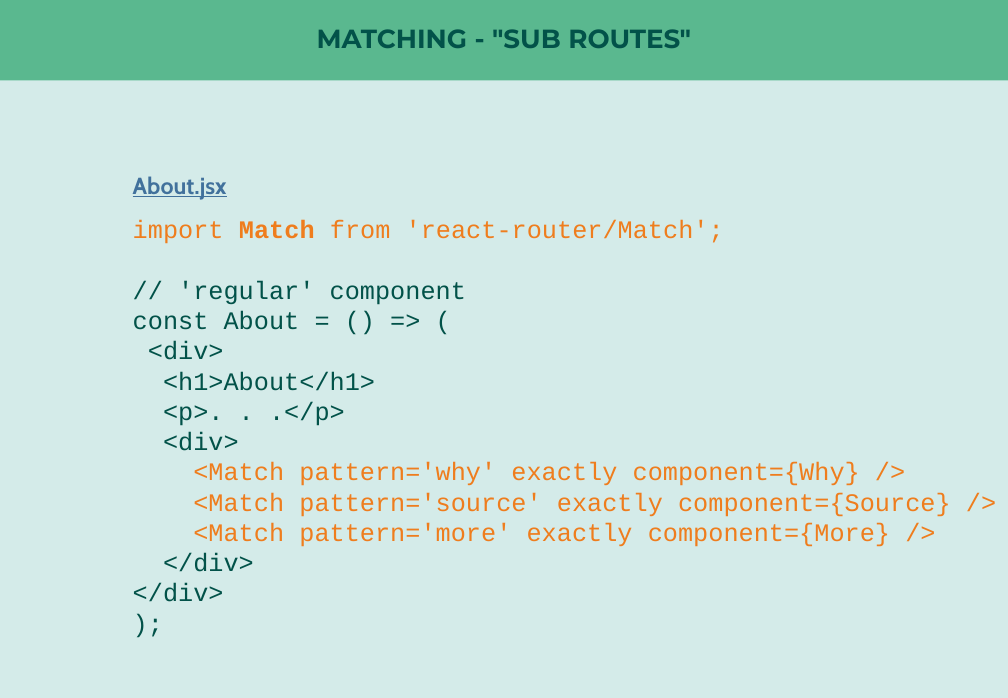
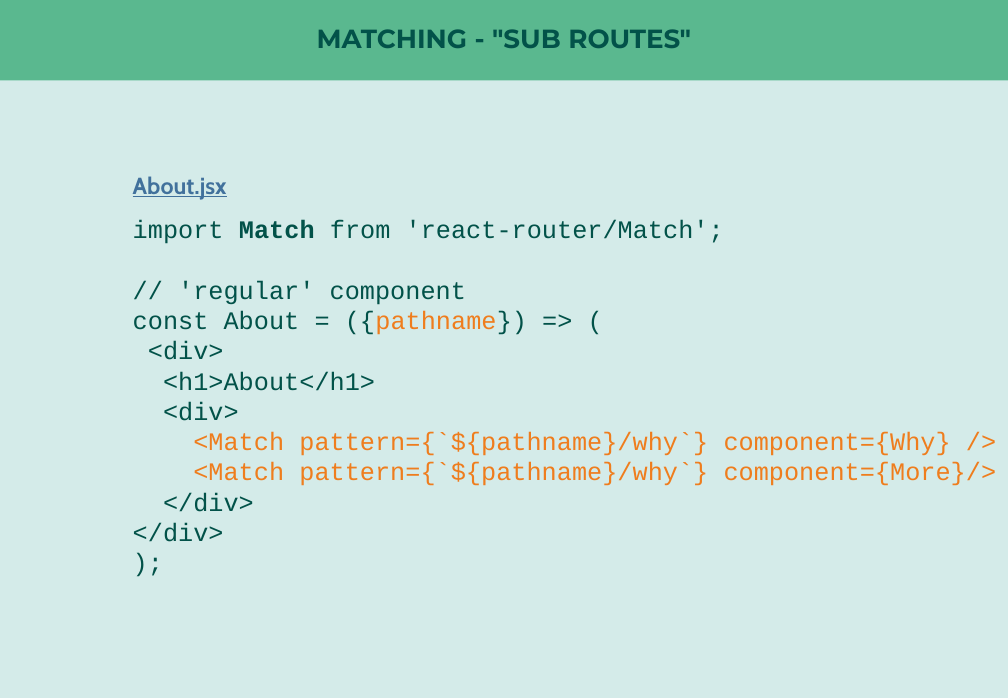
Before and after one commit to nilshartmann/react-rr4-example, a slide deck: slide 8 of react-router-meetup.pptx (slide 9 before the commit). Drawn at 1008x698 pixels with LibreOffice and Linux fonts; fonts in the diff are those of the drawing. Boxes give left, top, right and bottom in pixels: in the first picture for what was removed or moved away, otherwise in the second. Text is boxed around its words. In the diff, an @@ line names an element or a change of style, - is before the commit and + after.

```diff
--- a/react-router-meetup.pptx
+++ b/react-router-meetup.pptx
@@ text at bbox=[133, 220, 724, 244]: text colour #EF7D1D to #025249 in "import Match from 'react-router/Match';" @@
@@ text at bbox=[133, 311, 527, 335]: text changed @@
-const About = () => (
+const About = ({pathname}) => (
@@ text at bbox=[163, 401, 345, 426]: paragraph removed @@
-<p>. . .</p>
@@ text at bbox=[193, 432, 997, 486]: text changed @@
-<Match pattern='why' exactly component={Why} />
-<Match pattern='source' exactly component={Source} />
-<Match pattern='more' exactly component={More} />
+<Match pattern={`${pathname}/why`} component={Why} />
+<Match pattern={`${pathname}/why`} component={More}/>
```
Also in this commit, not shown: 10 other slides changed, 9 slides added, 5 slides removed.
